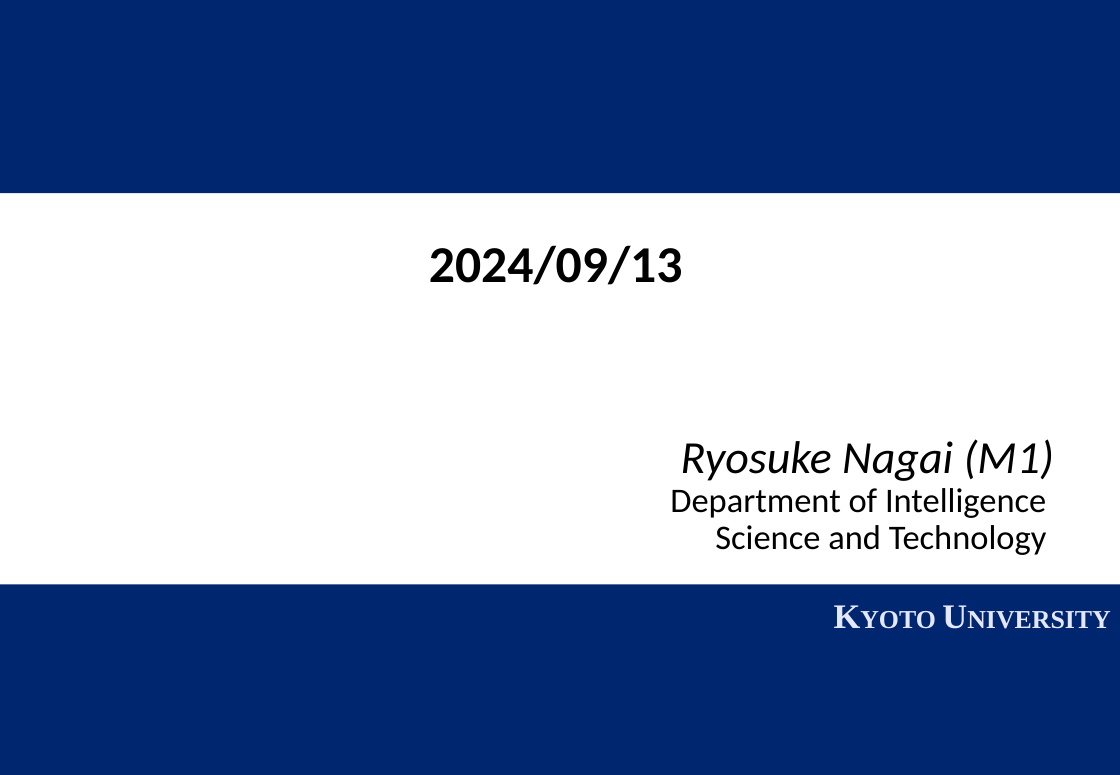
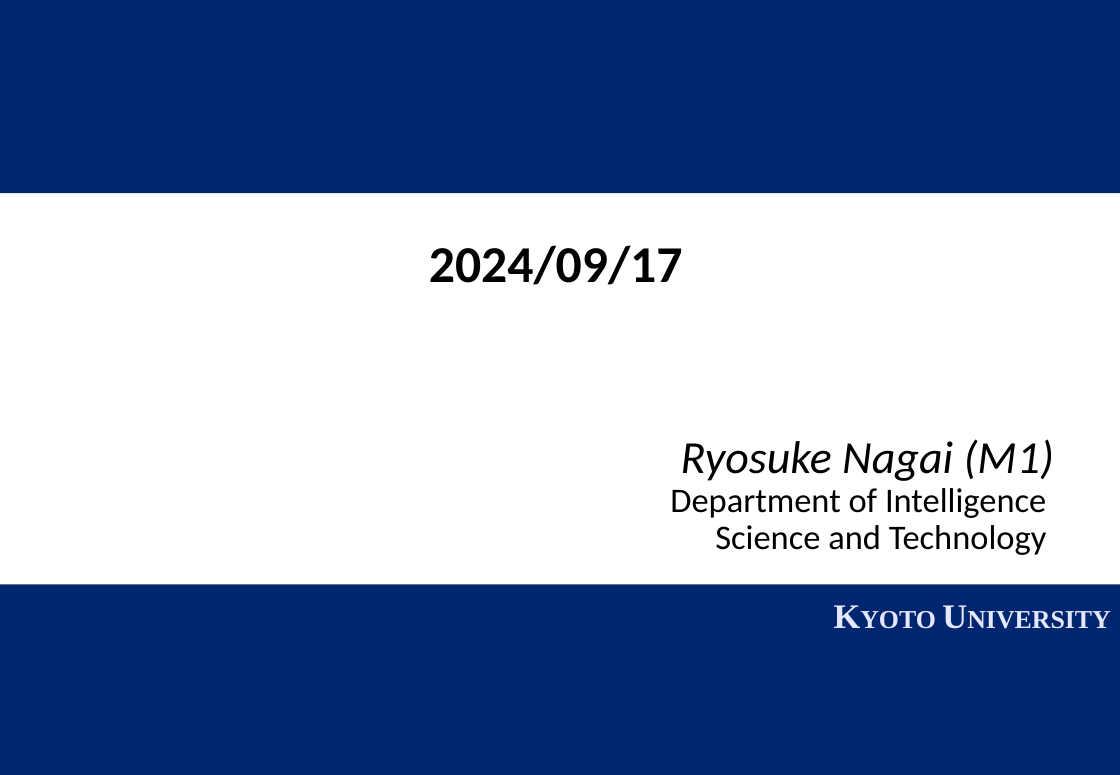
Before and after one commit to ryosukeaaaaa/KnowledgeTracing, a slide deck: slide 1 of KT.pptx. Drawn at 1120x775 pixels with LibreOffice and Linux fonts; fonts in the diff are those of the drawing. Boxes give left, top, right and bottom in pixels: in the first picture for what was removed or moved away, otherwise in the second. Text is boxed around its words. In the diff, an @@ line names an element or a change of style, - is before the commit and + after.

```diff
--- a/KT.pptx
+++ b/KT.pptx
@@ title at [429, 245, 683, 285]: text changed @@
-2024/09/13
+2024/09/17
```
Also in this commit, not shown: 5 other slides changed, 2 slides added, 3 other files.
